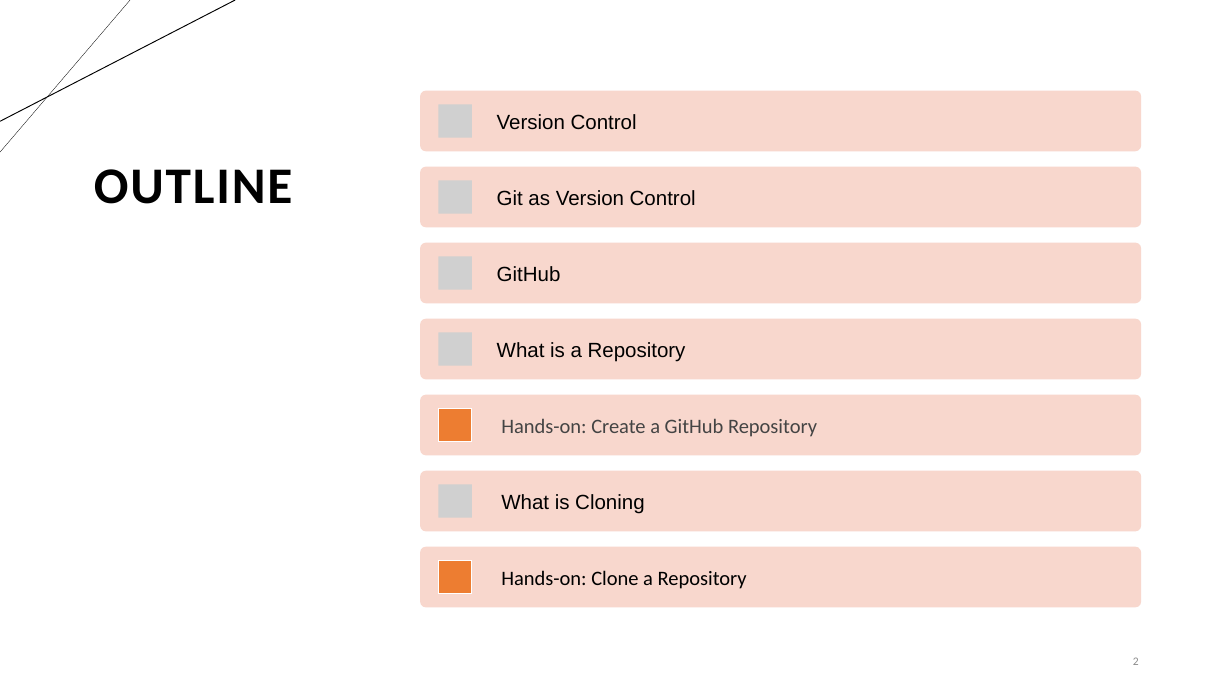
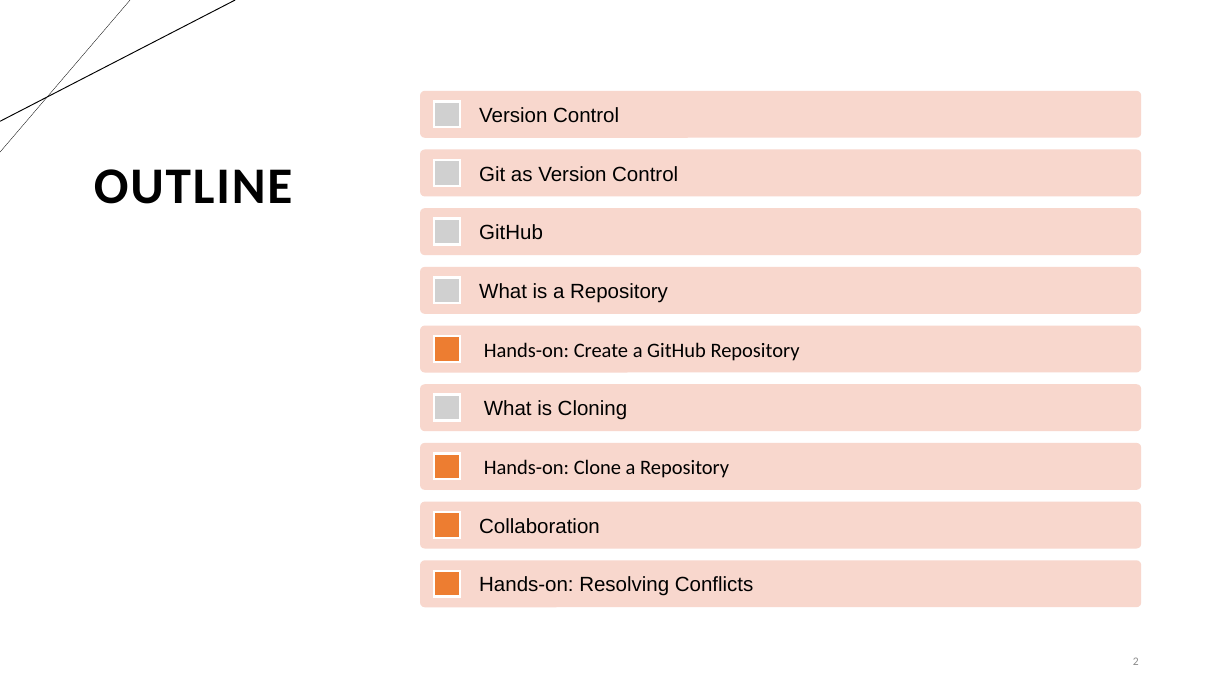
Before and after one commit to cassandra-hui/GitHub-Workshop, a slide deck: slide 2 of Day_1.pptx. Drawn at 1232x693 pixels with LibreOffice and Linux fonts; fonts in the diff are those of the drawing; grey boxes stand for pictures. Boxes give left, top, right and bottom in pixels: in the first picture for what was removed or moved away, otherwise in the second. Text is boxed around its words. In the diff, an @@ line names an element or a change of style, - is before the commit and + after.

```diff
--- a/Day_1.pptx
+++ b/Day_1.pptx
@@ rounded rectangle: place and size @@
-rounded rectangle at bbox=[421, 91, 1142, 152]
+rounded rectangle at bbox=[421, 91, 1142, 138]
@@ text "Version Control": place and size @@
-text "Version Control" at bbox=[497, 114, 637, 130]
+text "Version Control" at bbox=[479, 107, 619, 123]
@@ rounded rectangle: place and size @@
-rounded rectangle at bbox=[421, 166, 1142, 227]
+rounded rectangle at bbox=[421, 150, 1142, 197]
@@ text "Git as Version Control": place and size @@
-text "Git as Version Control" at bbox=[497, 190, 696, 206]
+text "Git as Version Control" at bbox=[479, 166, 678, 182]
@@ text "GitHub": place and size @@
-text "GitHub" at bbox=[497, 266, 561, 282]
+text "GitHub" at bbox=[479, 224, 543, 240]
@@ rounded rectangle: place and size @@
-rounded rectangle at bbox=[421, 243, 1142, 304]
+rounded rectangle at bbox=[421, 267, 1142, 314]
@@ text "What is a Repository": place and size @@
-text "What is a Repository" at bbox=[497, 342, 686, 362]
+text "What is a Repository" at bbox=[479, 283, 668, 303]
@@ rounded rectangle: place and size @@
-rounded rectangle at bbox=[421, 319, 1142, 380]
+rounded rectangle at bbox=[421, 325, 1142, 372]
@@ text "Hands-on: Create a GitHub Repository": place and size @@
-text "Hands-on: Create a GitHub Repository" at bbox=[501, 418, 817, 437]
+text "Hands-on: Create a GitHub Repository" at bbox=[484, 342, 800, 361]
@@ text "Hands-on: Create a GitHub Repository" at bbox=[484, 342, 800, 361]: text colour #444444 to #000000 @@
@@ rounded rectangle: place and size @@
-rounded rectangle at bbox=[421, 395, 1142, 456]
+rounded rectangle at bbox=[421, 384, 1142, 432]
@@ text "What is Cloning": place and size @@
-text "What is Cloning" at bbox=[501, 494, 644, 514]
+text "What is Cloning" at bbox=[484, 400, 627, 420]
@@ text "Hands-on: Clone a Repository": place and size @@
-text "Hands-on: Clone a Repository" at bbox=[501, 570, 747, 589]
+text "Hands-on: Clone a Repository" at bbox=[484, 459, 729, 478]
@@ rectangle at bbox=[434, 454, 460, 480]: outline #FFFFFF 1 pt to #FFFFFF 2 pt @@
@@ rectangle: place and size @@
-rectangle at bbox=[439, 409, 472, 442]
+rectangle at bbox=[434, 454, 460, 480]
@@ rounded rectangle: place and size @@
-rounded rectangle at bbox=[421, 470, 1142, 531]
+rounded rectangle at bbox=[421, 502, 1142, 549]
@@ group removed at bbox=[439, 104, 472, 518]: 5 pictures @@
@@ rounded rectangle: place and size @@
-rounded rectangle at bbox=[421, 547, 1142, 608]
+rounded rectangle at bbox=[421, 560, 1142, 607]
@@ rectangle: place and size @@
-rectangle at bbox=[439, 560, 472, 593]
+rectangle at bbox=[434, 571, 460, 597]
@@ rectangle at bbox=[434, 571, 460, 597]: outline #FFFFFF 1 pt to #FFFFFF 2 pt @@
@@ group added at bbox=[421, 102, 1142, 596]: 5 pictures, 2 rounded rectangles, 2 rectangles, 2 texts @@
+Collaboration
+Hands-on: Resolving Conflicts
```
Also in this commit, not shown: 7 other slides changed, 16 slides added, 1 other file.
